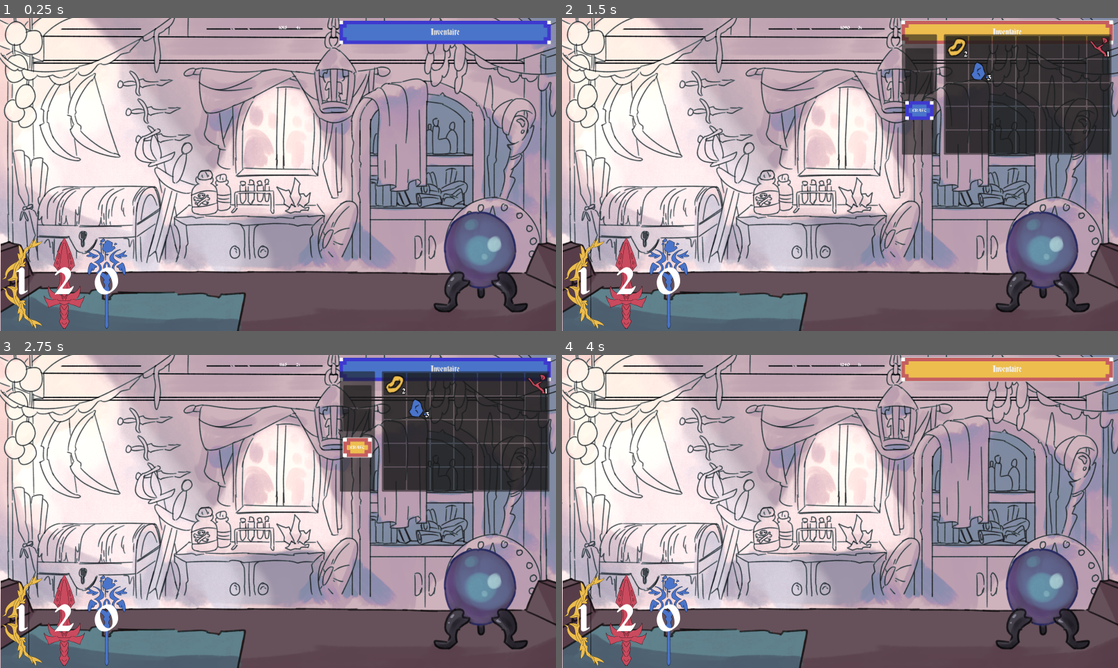
Above: before the commit, frames 1-4 (two rows, left to right).
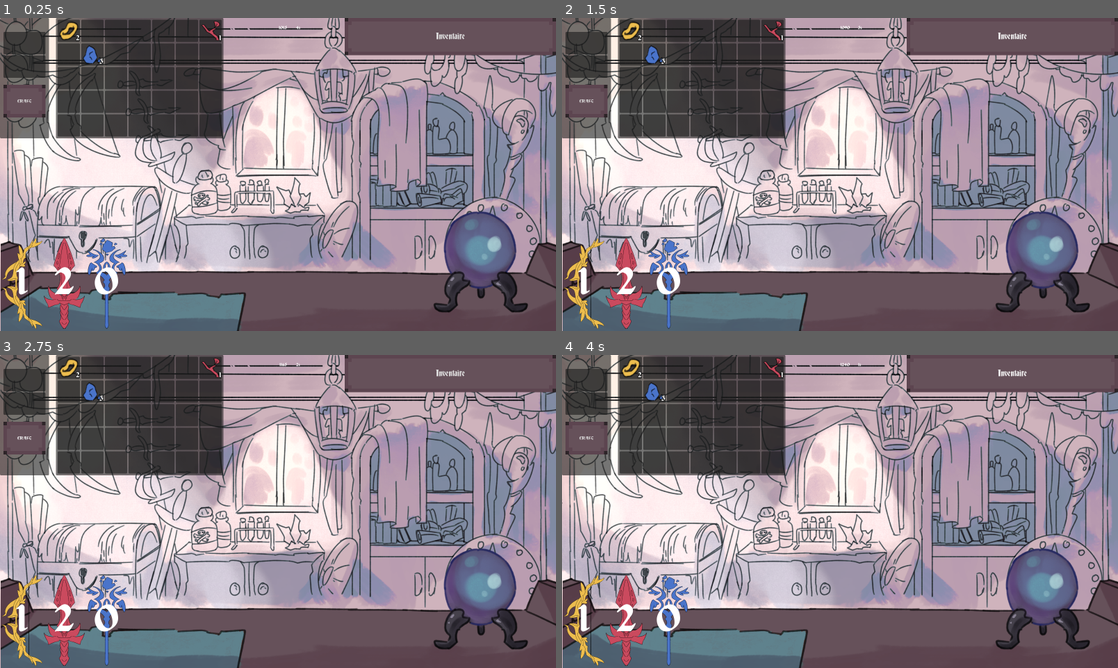
Above: after the commit, the same moments.

Repository: electron35/GMTK_Jam_Dunjunk_shop
Game: Godot game, scene res://GMTK_Jam/MainScene.tscn
Same seed, same stepped clock (60 frames per second), same inputs: the game is played once before the commit and once after it. The engine's default icon, where the game draws it, is replaced by a stand-in: a white triangle on a blue panel in a dark square.
Inputs (mouse positions are in pixels of both pictures, inside the frame that each line leads up to):
- Up to frame 1 (0.25 s): no input
- Up to frame 2 (1.5 s): click (1040, 262) at 0.5 s; click "Inventaire" at 1.25 s
- Up to frame 3 (2.75 s): click "CRAFT" at 2 s
- Up to frame 4 (4 s): click (1040, 599) at 2.75 s; click "Inventaire" at 3.5 s

The runs differ from the first frame. In frame 1, 19% of the frame differs, in the area x 0-100%, y 0-39%; in frame 2, 31%; in frame 3, 31%, in the area x 0-100%, y 0-44%; in frame 4, 19%.
Error after the commit: Invalid access to property or key 'visible' on a base object of type 'null instance'. (res://GMTK_Jam/MainScene.gd:6)

Commit message:
inventaire button et fenêtre

Diff:
--- a/GMTK_Jam/MainScene.tscn
+++ b/GMTK_Jam/MainScene.tscn
@@ -2,12 +2,12 @@
 
 [ext_resource type="Script" path="res://GMTK_Jam/MainScene.gd" id="1_csqij"]
 [ext_resource type="PackedScene" uid="uid://bopog6a2boi5e" path="res://GMTK_Jam/UIElement/MoneyUI.tscn" id="1_n71ok"]
-[ext_resource type="Theme" uid="uid://b23gfgab88oos" path="res://GMTK_Jam/Resources/theme.tres" id="2_a3b6q"]
 [ext_resource type="Texture2D" uid="uid://dwbyenow560p7" path="res://GMTK_Jam/Resources/UIElement/BG.png" id="3_52tmj"]
 [ext_resource type="PackedScene" uid="uid://bd5rxguf277o2" path="res://GMTK_Jam/UIElement/CraftInventory.tscn" id="3_c8hd4"]
 [ext_resource type="PackedScene" uid="uid://c47gv16krga2d" path="res://GMTK_Jam/UIElement/stall_ui.tscn" id="5_1j3gn"]
 [ext_resource type="PackedScene" uid="uid://de88lqvcdu1df" path="res://GMTK_Jam/UIElement/CristalBall.tscn" id="6_5scpl"]
 [ext_resource type="PackedScene" uid="uid://c2kreckpasikc" path="res://GMTK_Jam/Nodes/Aventurier/AdventurerLane.tscn" id="6_jhyn8"]
+[ext_resource type="Theme" uid="uid://cqqhu72pwahb1" path="res://GMTK_Jam/Resources/themegame/inventaire.tres" id="7_2fpag"]
 [ext_resource type="Texture2D" uid="uid://2wnu31bb6bv5" path="res://GMTK_Jam/Resources/UIElement/TABLE.png" id="8_udtci"]
 
 [node name="Scene" type="Node2D"]
@@ -30,6 +30,7 @@
 
 [node name="Foreground" type="CanvasLayer" parent="."]
 layer = 10
+follow_viewport_enabled = true
 
 [node name="StallTexture" type="TextureRect" parent="Foreground"]
 offset_left = 2.0
@@ -56,22 +57,24 @@
 grow_horizontal = 0
 grow_vertical = 0
 
+[node name="CraftInventory" parent="Foreground" instance=ExtResource("3_c8hd4")]
+anchors_preset = 0
+anchor_right = 0.0
+anchor_bottom = 0.0
+offset_right = 0.0
+grow_horizontal = 1
+grow_vertical = 1
+
 [node name="CraftingMenu" type="Button" parent="Foreground"]
-offset_left = 977.0
-offset_top = 8.0
-offset_right = 1585.0
-offset_bottom = 43.0
-theme = ExtResource("2_a3b6q")
+anchors_preset = 1
+anchor_left = 1.0
+anchor_right = 1.0
+offset_left = -608.0
+offset_bottom = 67.0
+grow_horizontal = 0
+theme = ExtResource("7_2fpag")
 theme_override_font_sizes/font_size = 24
 text = "Inventaire"
-
-[node name="CraftInventory" parent="Foreground/CraftingMenu" instance=ExtResource("3_c8hd4")]
-visible = false
-layout_mode = 1
-offset_left = 1.0
-offset_top = 39.0
-offset_right = 221.883
-offset_bottom = 391.0
 
 [node name="StallUI" parent="Foreground" instance=ExtResource("5_1j3gn")]
 anchors_preset = 0
--- /dev/null
+++ b/GMTK_Jam/Resources/UIElement/stylebox/inventaireDisable.tres
@@ -0,0 +1,10 @@
+[gd_resource type="StyleBoxTexture" load_steps=2 format=3 uid="uid://btm06srmvb82x"]
+
+[ext_resource type="Texture2D" uid="uid://wfosxth267gh" path="res://GMTK_Jam/Resources/sprite/Button/buttonInventorydisabled.png" id="1_ji8ma"]
+
+[resource]
+texture = ExtResource("1_ji8ma")
+texture_margin_left = 40.0
+texture_margin_top = 40.0
+texture_margin_right = 40.0
+texture_margin_bottom = 40.0
--- /dev/null
+++ b/GMTK_Jam/Resources/UIElement/stylebox/inventaireHover.tres
@@ -0,0 +1,10 @@
+[gd_resource type="StyleBoxTexture" load_steps=2 format=3 uid="uid://6couahaovnk2"]
+
+[ext_resource type="Texture2D" uid="uid://bkdqdgnqsce6e" path="res://GMTK_Jam/Resources/sprite/Button/buttonInventoryhover.png" id="1_ji8mm"]
+
+[resource]
+texture = ExtResource("1_ji8mm")
+texture_margin_left = 40.0
+texture_margin_top = 40.0
+texture_margin_right = 40.0
+texture_margin_bottom = 40.0
--- /dev/null
+++ b/GMTK_Jam/Resources/UIElement/stylebox/inventaireNormal.tres
@@ -0,0 +1,10 @@
+[gd_resource type="StyleBoxTexture" load_steps=2 format=3 uid="uid://dcgcsh0582faw"]
+
+[ext_resource type="Texture2D" uid="uid://dn18alili14h6" path="res://GMTK_Jam/Resources/sprite/Button/buttonInventory.png" id="1_bv40r"]
+
+[resource]
+texture = ExtResource("1_bv40r")
+texture_margin_left = 40.0
+texture_margin_top = 40.0
+texture_margin_right = 40.0
+texture_margin_bottom = 40.0
--- /dev/null
+++ b/GMTK_Jam/Resources/UIElement/stylebox/inventairePressed.tres
@@ -0,0 +1,10 @@
+[gd_resource type="StyleBoxTexture" load_steps=2 format=3 uid="uid://bpwsfngveeiao"]
+
+[ext_resource type="Texture2D" uid="uid://c3diba2bymak8" path="res://GMTK_Jam/Resources/sprite/Button/buttonInventorypressed.png" id="1_y6f6c"]
+
+[resource]
+texture = ExtResource("1_y6f6c")
+texture_margin_left = 40.0
+texture_margin_top = 40.0
+texture_margin_right = 40.0
+texture_margin_bottom = 40.0
--- /dev/null
+++ b/GMTK_Jam/Resources/themegame/inventaire.tres
@@ -0,0 +1,13 @@
+[gd_resource type="Theme" load_steps=5 format=3 uid="uid://cqqhu72pwahb1"]
+
+[ext_resource type="StyleBox" uid="uid://btm06srmvb82x" path="res://GMTK_Jam/Resources/UIElement/stylebox/inventaireDisable.tres" id="1_71h77"]
+[ext_resource type="StyleBox" uid="uid://dcgcsh0582faw" path="res://GMTK_Jam/Resources/UIElement/stylebox/inventaireNormal.tres" id="2_6rboh"]
+[ext_resource type="StyleBox" uid="uid://6couahaovnk2" path="res://GMTK_Jam/Resources/UIElement/stylebox/inventaireHover.tres" id="3_w3wm0"]
+[ext_resource type="StyleBox" uid="uid://bpwsfngveeiao" path="res://GMTK_Jam/Resources/UIElement/stylebox/inventairePressed.tres" id="4_t8fy4"]
+
+[resource]
+Button/styles/disabled = ExtResource("1_71h77")
+Button/styles/focus = ExtResource("2_6rboh")
+Button/styles/hover = ExtResource("3_w3wm0")
+Button/styles/normal = ExtResource("2_6rboh")
+Button/styles/pressed = ExtResource("4_t8fy4")
--- a/GMTK_Jam/UIElement/CraftUI.tscn
+++ b/GMTK_Jam/UIElement/CraftUI.tscn
@@ -1,7 +1,7 @@
 [gd_scene load_steps=3 format=3 uid="uid://hpqk7j3phf64"]
 
 [ext_resource type="Script" path="res://GMTK_Jam/UIElement/CraftUI.gd" id="1_hvdf1"]
-[ext_resource type="Theme" uid="uid://b23gfgab88oos" path="res://GMTK_Jam/Resources/theme.tres" id="2_mhc8u"]
+[ext_resource type="Theme" uid="uid://cqqhu72pwahb1" path="res://GMTK_Jam/Resources/themegame/inventaire.tres" id="2_i6l44"]
 
 [node name="CraftUI" type="PanelContainer"]
 offset_right = 40.0
@@ -23,7 +23,7 @@
 
 [node name="Button" type="Button" parent="MarginContainer/VBox"]
 layout_mode = 2
-theme = ExtResource("2_mhc8u")
+theme = ExtResource("2_i6l44")
 text = "CRAFT"
 
 [connection signal="pressed" from="MarginContainer/VBox/Button" to="." method="_on_button_pressed"]
--- a/GMTK_Jam/UIElement/ItemSlotUI.tscn
+++ b/GMTK_Jam/UIElement/ItemSlotUI.tscn
@@ -1,7 +1,7 @@
 [gd_scene load_steps=4 format=3 uid="uid://bylnkaiey0hdw"]
 
 [ext_resource type="Script" path="res://GMTK_Jam/script/Inventory/ItemSlotUI.gd" id="1_5vk8e"]
-[ext_resource type="Theme" uid="uid://b23gfgab88oos" path="res://GMTK_Jam/Resources/theme.tres" id="2_fq2a8"]
+[ext_resource type="Theme" uid="uid://b23gfgab88oos" path="res://GMTK_Jam/Resources/themegame/theme.tres" id="2_34ycm"]
 
 [sub_resource type="StyleBoxFlat" id="StyleBoxFlat_0vfkx"]
 bg_color = Color(0.6, 0.6, 0.6, 0)
@@ -29,7 +29,7 @@
 
 [node name="Label" type="Label" parent="MarginContainer"]
 layout_mode = 2
-theme = ExtResource("2_fq2a8")
+theme = ExtResource("2_34ycm")
 theme_override_font_sizes/font_size = 100
 text = "40"
 horizontal_alignment = 1
--- a/GMTK_Jam/UIElement/MoneyUI.tscn
+++ b/GMTK_Jam/UIElement/MoneyUI.tscn
@@ -1,7 +1,7 @@
 [gd_scene load_steps=3 format=3 uid="uid://bopog6a2boi5e"]
 
 [ext_resource type="Script" path="res://GMTK_Jam/script/MoneyUI.gd" id="1_1ttm1"]
-[ext_resource type="Theme" uid="uid://b23gfgab88oos" path="res://GMTK_Jam/Resources/theme.tres" id="2_v647e"]
+[ext_resource type="Theme" uid="uid://b23gfgab88oos" path="res://GMTK_Jam/Resources/themegame/theme.tres" id="2_v647e"]
 
 [node name="MoneyUI" type="TextureRect"]
 offset_right = 124.0
--- a/GMTK_Jam/UIElement/SlotUI.tscn
+++ b/GMTK_Jam/UIElement/SlotUI.tscn
@@ -1,7 +1,7 @@
 [gd_scene load_steps=3 format=3 uid="uid://dcvv01ntwrxis"]
 
 [ext_resource type="Script" path="res://GMTK_Jam/script/Inventory/SlotUI.gd" id="1_egk54"]
-[ext_resource type="Theme" uid="uid://b23gfgab88oos" path="res://GMTK_Jam/Resources/theme.tres" id="2_g8fse"]
+[ext_resource type="Theme" uid="uid://b23gfgab88oos" path="res://GMTK_Jam/Resources/themegame/theme.tres" id="2_g8fse"]
 
 [node name="SlotUI" type="PanelContainer"]
 offset_right = 64.0
--- a/GMTK_Jam/menuScene.tscn
+++ b/GMTK_Jam/menuScene.tscn
@@ -1,8 +1,7 @@
-[gd_scene load_steps=10 format=3 uid="uid://b3h11upyg5g0h"]
+[gd_scene load_steps=9 format=3 uid="uid://b3h11upyg5g0h"]
 
 [ext_resource type="Script" path="res://GMTK_Jam/script/menuScene.gd" id="1_jbbfw"]
-[ext_resource type="Texture2D" uid="uid://c7pglt66hlfoy" path="res://2023-07-08_21h01_46.png" id="2_vb700"]
-[ext_resource type="Theme" uid="uid://b23gfgab88oos" path="res://GMTK_Jam/Resources/theme.tres" id="4_8fn1o"]
+[ext_resource type="Theme" uid="uid://b23gfgab88oos" path="res://GMTK_Jam/Resources/themegame/theme.tres" id="2_adlbs"]
 [ext_resource type="Texture2D" uid="uid://cdecrit5rdidm" path="res://GMTK_Jam/Resources/sprite/Button/ButtonYellow.png" id="4_a5lwj"]
 [ext_resource type="AudioStream" uid="uid://b0k86575n3m16" path="res://GMTK_Jam/Resources/Sound/Music/Title.wav" id="5_qmljc"]
 [ext_resource type="AudioStream" uid="uid://xiiv1lhtkcav" path="res://GMTK_Jam/Resources/Sound/Sfx/ROGUE_HELLO.wav" id="6_71m5i"]
@@ -24,7 +23,6 @@
 [node name="TextureRect" type="TextureRect" parent="."]
 custom_minimum_size = Vector2(1600, 900)
 layout_mode = 2
-texture = ExtResource("2_vb700")
 
 [node name="VBoxContainer2" type="VBoxContainer" parent="."]
 custom_minimum_size = Vector2(0, 320)
@@ -42,7 +40,7 @@
 anchor_bottom = 1.0
 grow_horizontal = 2
 grow_vertical = 2
-theme = ExtResource("4_8fn1o")
+theme = ExtResource("2_adlbs")
 theme_override_font_sizes/font_size = 72
 text = "Merchandising"
 horizontal_alignment = 1
@@ -67,7 +65,7 @@
 size_flags_horizontal = 3
 size_flags_vertical = 4
 focus_mode = 0
-theme = ExtResource("4_8fn1o")
+theme = ExtResource("2_adlbs")
 theme_override_font_sizes/font_size = 32
 text = "Jouer"
 
@@ -82,7 +80,7 @@
 size_flags_horizontal = 3
 size_flags_vertical = 4
 focus_mode = 0
-theme = ExtResource("4_8fn1o")
+theme = ExtResource("2_adlbs")
 theme_override_font_sizes/font_size = 32
 text = "credits"
 
@@ -97,7 +95,7 @@
 size_flags_horizontal = 3
 size_flags_vertical = 4
 focus_mode = 0
-theme = ExtResource("4_8fn1o")
+theme = ExtResource("2_adlbs")
 theme_override_font_sizes/font_size = 32
 text = "quitter"
 
@@ -129,7 +127,7 @@
 size_flags_horizontal = 4
 size_flags_vertical = 4
 focus_mode = 0
-theme = ExtResource("4_8fn1o")
+theme = ExtResource("2_adlbs")
 theme_override_font_sizes/font_size = 32
 text = "Retour Menu"
 
@@ -176,7 +174,7 @@
 size_flags_horizontal = 4
 size_flags_vertical = 4
 focus_mode = 0
-theme = ExtResource("4_8fn1o")
+theme = ExtResource("2_adlbs")
 theme_override_font_sizes/font_size = 32
 text = "Continue"
 
--- a/project.godot
+++ b/project.godot
@@ -23,10 +23,11 @@
 
 window/size/viewport_width=1600
 window/size/viewport_height=900
+window/stretch/mode="viewport"
 
 [gui]
 
-theme/custom="res://GMTK_Jam/Resources/theme.tres"
+theme/custom="res://GMTK_Jam/Resources/themegame/theme.tres"
 
 [rendering]
 
Binary file added: GMTK_Jam/Resources/sprite/Button/ButtonRedDisabled.png
Not shown, added: GMTK_Jam/Resources/sprite/Button/ButtonRedDisabled.png.import
Binary file added: GMTK_Jam/Resources/sprite/Button/buttonInventory.png
Not shown, added: GMTK_Jam/Resources/sprite/Button/buttonInventory.png.import
Binary file added: GMTK_Jam/Resources/sprite/Button/buttonInventorydisabled.png
Not shown, added: GMTK_Jam/Resources/sprite/Button/buttonInventorydisabled.png.import
Binary file added: GMTK_Jam/Resources/sprite/Button/buttonInventoryhover.png
Not shown, added: GMTK_Jam/Resources/sprite/Button/buttonInventoryhover.png.import
Binary file added: GMTK_Jam/Resources/sprite/Button/buttonInventorypressed.png
Not shown, added: GMTK_Jam/Resources/sprite/Button/buttonInventorypressed.png.import
Renamed: GMTK_Jam/Resources/theme.tres -> GMTK_Jam/Resources/themegame/theme.tres
Not shown: 1 places in GMTK_Jam/menuScene.tscn that only renumber resources
